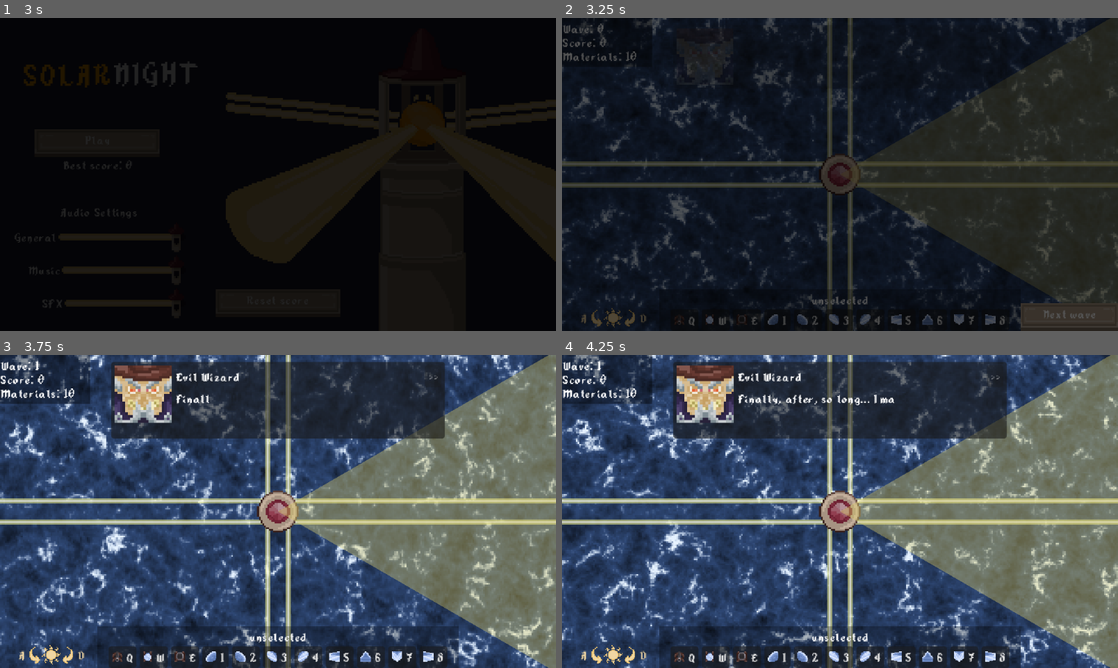
Above: before the commit, frames 1-4 (two rows, left to right).
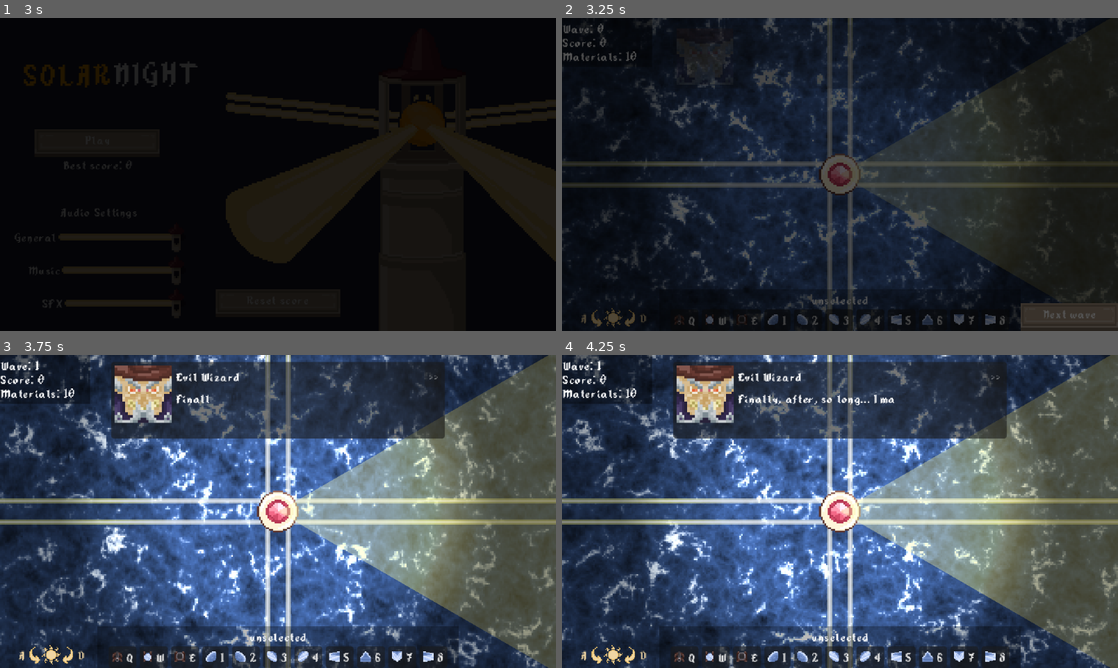
Above: after the commit, the same moments.

Repository: TrueHopolok/gj_solarnight
Game: Godot game, scene res://ui/main_menu/main_menu.tscn
The game is run twice, just before and just after one commit, with the same random seed, the same clock (stepped at 60 frames per second) and the same inputs. Sound files missing from this copy of the repository are replaced by a short silence.
Inputs (mouse positions are in pixels of both pictures, inside the frame that each line leads up to):
- Up to frame 1 (3 s): click "Play" at 0.5 s; move the mouse to (400, 158) at 1.27 s; hold Right mouse button (delete_building) 1.28-2 s; click (400, 158) at 1.42 s; tap Enter at 2 s; drag from (166, 190) to (250, 237) at 2.02 s; move the mouse to (333, 105) at 2.77 s; press the mouse at (333, 105) at 2.78 s
- Up to frame 2 (3.25 s): no input
- Up to frame 3 (3.75 s): release the mouse at (333, 442) at 3.5 s; click "Next wave" at 3.5 s
- Up to frame 4 (4.25 s): no input

Frame 1 is identical in both runs. In frame 2, 6.8% of the frame differs, in the area x 0-100%, y 0-92%; in frame 3, 64%; in frame 4, 65%, in the area x 0-100%, y 0-100%.

Commit message:
#7: idk, but made a point light

Diff:
--- a/scenes/building/sun/sun.tscn
+++ b/scenes/building/sun/sun.tscn
@@ -91,6 +91,17 @@
 [sub_resource type="RectangleShape2D" id="RectangleShape2D_inxby"]
 size = Vector2(24, 24)
 
+[sub_resource type="Gradient" id="Gradient_5201s"]
+offsets = PackedFloat32Array(0.33552632, 0.7006579)
+colors = PackedColorArray(1, 1, 1, 1, 0, 0, 0, 1)
+
+[sub_resource type="GradientTexture2D" id="GradientTexture2D_14pe3"]
+gradient = SubResource("Gradient_5201s")
+fill = 1
+fill_from = Vector2(0.5, 0.5)
+fill_to = Vector2(0, 0)
+metadata/_snap_enabled = true
+
 [node name="Sun" type="StaticBody2D" unique_id=1057295584 groups=["sun"]]
 z_index = -1
 z_as_relative = false
@@ -117,6 +128,8 @@
 texture = SubResource("AtlasTexture_dnubv")
 
 [node name="Explosion" type="AnimatedSprite2D" parent="." unique_id=362535584]
+position = Vector2(9.536743e-07, -4.7683716e-07)
+scale = Vector2(0.7314286, 0.85906047)
 sprite_frames = SubResource("SpriteFrames_awiov")
 
 [node name="CollisionShape2D" type="CollisionShape2D" parent="." unique_id=1602799174]
@@ -130,6 +143,12 @@
 [node name="ProjectorShape" type="CollisionPolygon2D" parent="BuildingDetector" unique_id=134624686]
 unique_name_in_owner = true
 polygon = PackedVector2Array(0, 0, 42, -71, 100, -37)
+
+[node name="PointLight2D" type="PointLight2D" parent="BuildingDetector" unique_id=1576496586]
+position = Vector2(-3.8146973e-06, 0)
+scale = Vector2(4, 4)
+shadow_enabled = true
+texture = SubResource("GradientTexture2D_14pe3")
 
 [node name="BUUUMSFX" type="AudioStreamPlayer" parent="." unique_id=652109227]
 stream = ExtResource("3_hat3m")
--- a/scenes/main_game_scene/main_game_scene.tscn
+++ b/scenes/main_game_scene/main_game_scene.tscn
@@ -208,9 +208,11 @@
 offset_right = -128.0
 offset_bottom = 81.0
 grow_horizontal = 2
-mouse_filter = 2
 
 [node name="PauseMenu" parent="." unique_id=1351550630 instance=ExtResource("8_7v0l4")]
+
+[node name="CanvasModulate" type="CanvasModulate" parent="." unique_id=110899628]
+color = Color(0.6651851, 0.6651851, 0.6651851, 1)
 
 [editable path="PauseButton"]
 [editable path="UI/NextWave"]
